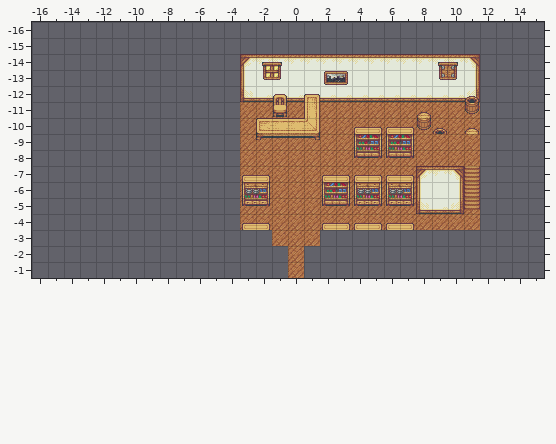
Tiled map (JSON), stored at client/maps/Altoris General Store.json. Above is the file before it was changed.
Cells are 16x16 px. Shown: x -16..15, y -16..-1. The commit also replaced the tileset; all pictures use the new one.
After the commit:
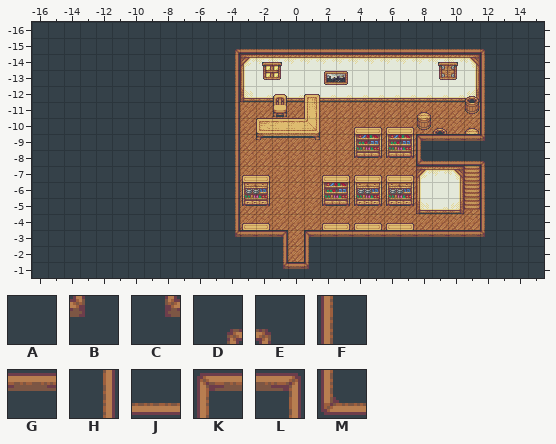
Key: from "tileset": A 11377, B 11378, C 11379, D 11381, E 11385, F 11488, G 11492, H 11591, J 11595, K 11601, L 11698, M 11702.
_ is an empty cell, . an unchanged one.
From old to new:
--- layer "Roof"
@@ x -16..15 @@
--16 ________________________________
--15 ________________________________
--14 _____________...............____
--13 _____________...............____
--12 _____________...............____
--11 _____________...............____
--10 _____________...............____
- -9 _____________...........________
- -8 _____________...........________
- -7 _____________...............____
- -6 _____________...............____
- -5 _____________...............____
- -4 _____________...............____
- -3 ________________._______________
- -2 ________________._______________
- -1 ________________________________
+-16 AAAAAAAAAAAAAAAAAAAAAAAAAAAAAAAA
+-15 AAAAAAAAAAAADJJJJJJJJJJJJJJJEAAA
+-14 AAAAAAAAAAAAH...............FAAA
+-13 AAAAAAAAAAAAH...............FAAA
+-12 AAAAAAAAAAAAH...............FAAA
+-11 AAAAAAAAAAAAH...............FAAA
+-10 AAAAAAAAAAAAH...............FAAA
+ -9 AAAAAAAAAAAAH...........KGGGBAAA
+ -8 AAAAAAAAAAAAH...........MJJJEAAA
+ -7 AAAAAAAAAAAAH...............FAAA
+ -6 AAAAAAAAAAAAH...............FAAA
+ -5 AAAAAAAAAAAAH...............FAAA
+ -4 AAAAAAAAAAAAH...............FAAA
+ -3 AAAAAAAAAAAACGGL.KGGGGGGGGGGBAAA
+ -2 AAAAAAAAAAAAAAAH.FAAAAAAAAAAAAAA
+ -1 AAAAAAAAAAAAAAACGBAAAAAAAAAAAAAA
Changed places in both pictures, as pixel boxes (x1, y1, x2, y2):
added: (32, 22, 544, 278)
